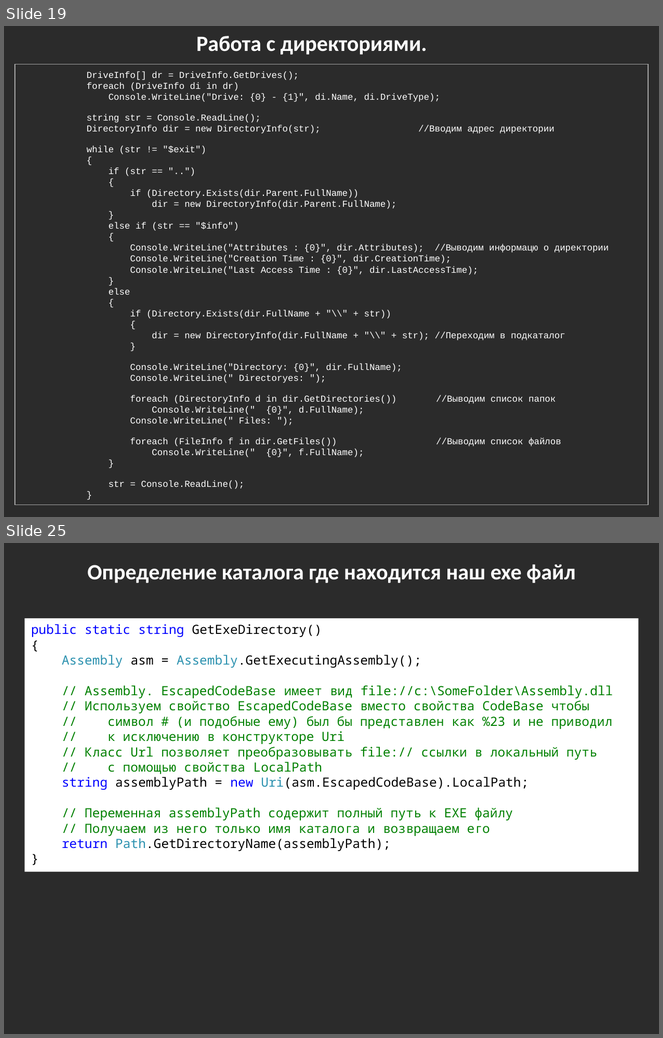
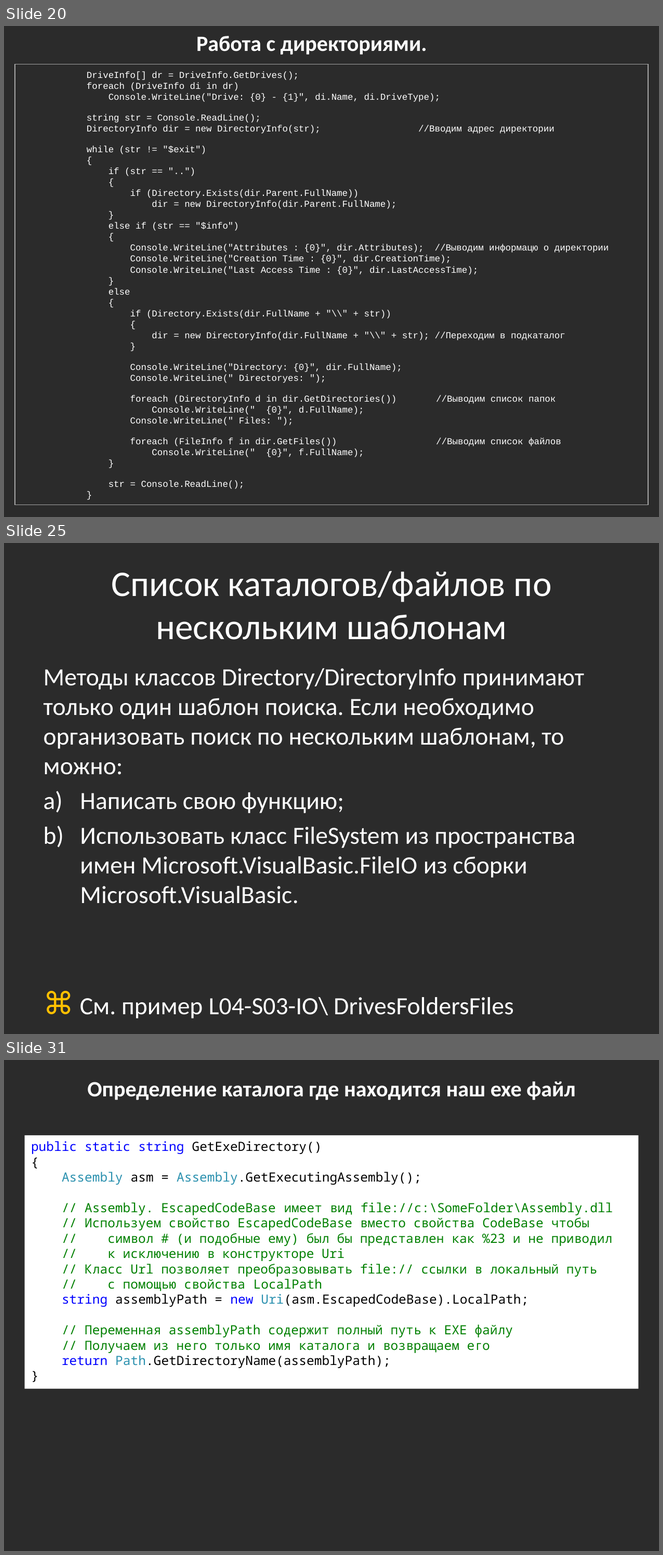
Before and after one commit to bazile/Training, a slide deck: Presentation/lesson-04-io.pptx. Shown one above the other, each under a label of ours: slides 19 and 25 before the commit, slides 20, 25 and 31 after it; the slides between them are not shown. The pictures are 663x1038 and 663x1555 pixels, drawn with LibreOffice and Linux fonts; fonts in the diff are those of the drawing; background and template pictures are left out; a plain dark background stands for a picture behind light text. Boxes give left, top, right and bottom in pixels: in the first picture for what was removed or moved away, otherwise in the second. Text is boxed around its words. In the diff, an @@ line names an element or a change of style, - is before the commit and + after.

```diff
--- a/Presentation/lesson-04-io.pptx
+++ b/Presentation/lesson-04-io.pptx
@@ slide 25 added at bbox=[4, 543, 659, 1034], background picture (left out) @@
@@ title added at bbox=[111, 571, 552, 640], 39.6 pt, text #FFFFFF @@
+Список каталогов/файлов по нескольким шаблонам
@@ text added at bbox=[44, 668, 584, 1019], 27.2 pt, text #FFFFFF @@
+Методы классов Directory/DirectoryInfo принимают только один шаблон поиска. Если необходимо организовать поиск по нескольким шаблонам, то можно:
+a) Написать свою функцию;
+b) Использовать класс FileSystem из пространства имен Microsoft.VisualBasic.FileIO из сборки Microsoft.VisualBasic.
+⌘ См. пример L04-S03-IO\ DrivesFoldersFiles
@@ what was slide 19 is now slide 20 @@
@@ what was slide 25 is now slide 31 @@
```
Also in this commit, not shown: 7 slides changed, 5 other slides added, 2 other files.
